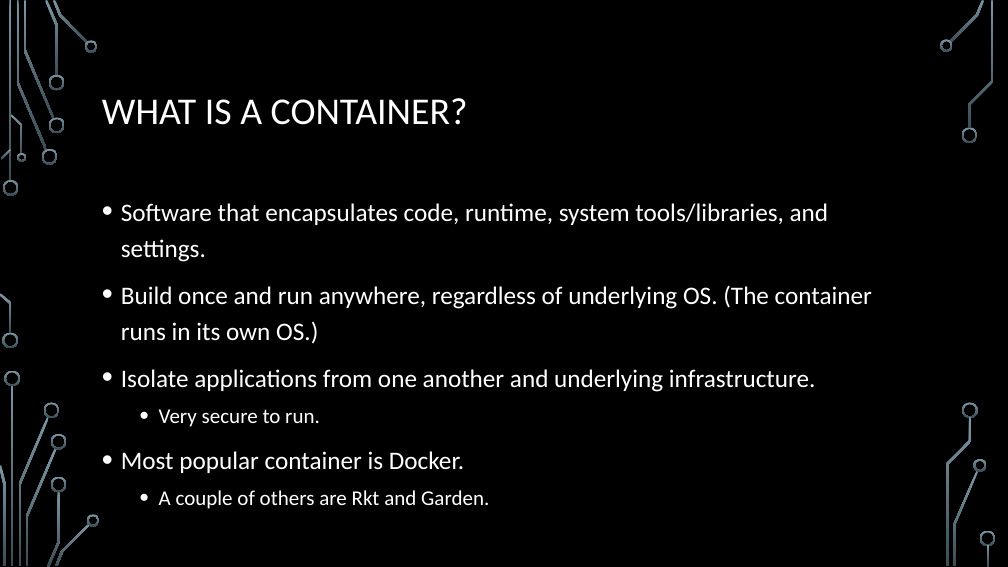
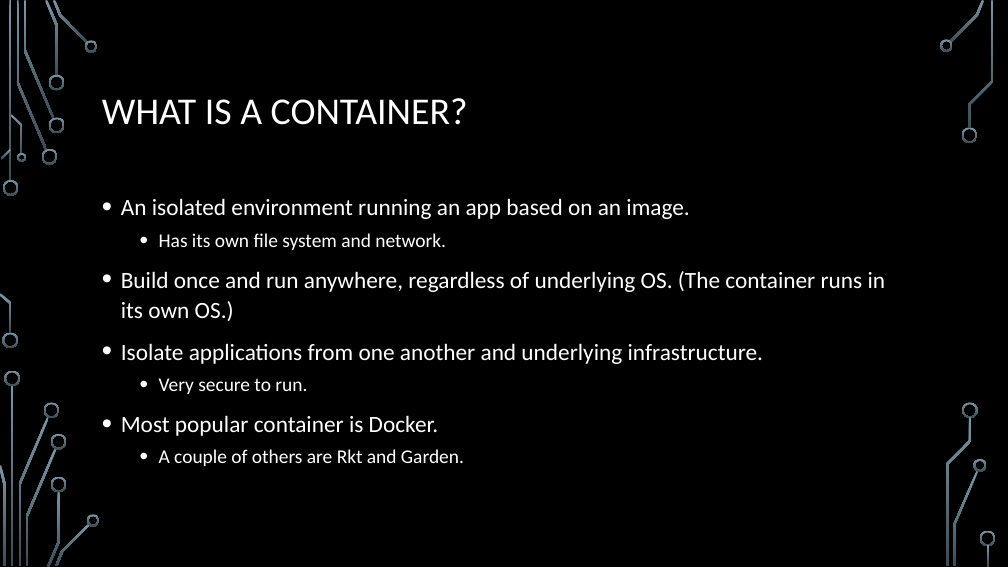
Before and after one commit to jamesche75/Linux-Boot-Camp, a slide deck: slide 5 of Modules/Module 3 - Intro to Docker/Module 3 - Intro to Docker.pptx (slide 4 before the commit). Drawn at 1008x567 pixels with LibreOffice and Linux fonts; fonts in the diff are those of the drawing; background and template pictures are left out. Boxes give left, top, right and bottom in pixels: in the first picture for what was removed or moved away, otherwise in the second. Text is boxed around its words. In the diff, an @@ line names an element or a change of style, - is before the commit and + after.

```diff
--- a/Modules/Module 3 - Intro to Docker/Module 3 - Intro to Docker.pptx
+++ b/Modules/Module 3 - Intro to Docker/Module 3 - Intro to Docker.pptx
@@ text at bbox=[121, 198, 689, 250]: text changed; size 24 to 22.2 pt @@
-• Software that encapsulates code, runtime, system tools/libraries, and settings.
+• An isolated environment running an app based on an image.
+  • Has its own file system and network.
@@ text at bbox=[121, 271, 886, 466]: size 24 to 22.2 pt in "Build once and run anywhere, regardless of ...", "Isolate applications from one another and underlying ...", "Most popular container is Docker."; size 20 to 18.5 pt in "Very secure to run.", "A couple of others are Rkt and ..."; line spacing 1.2 to 1.1 @@
```
Also in this commit, not shown: 2 other slides changed, 1 slide added, 2 other files.
